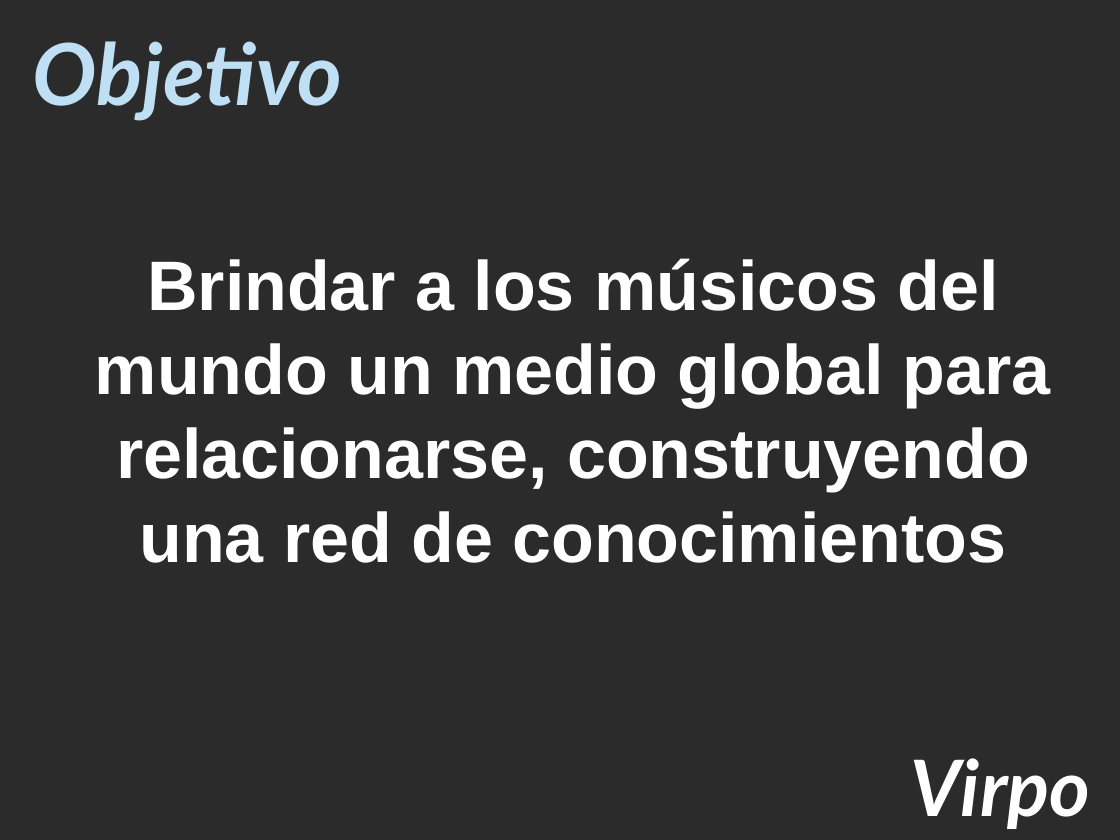
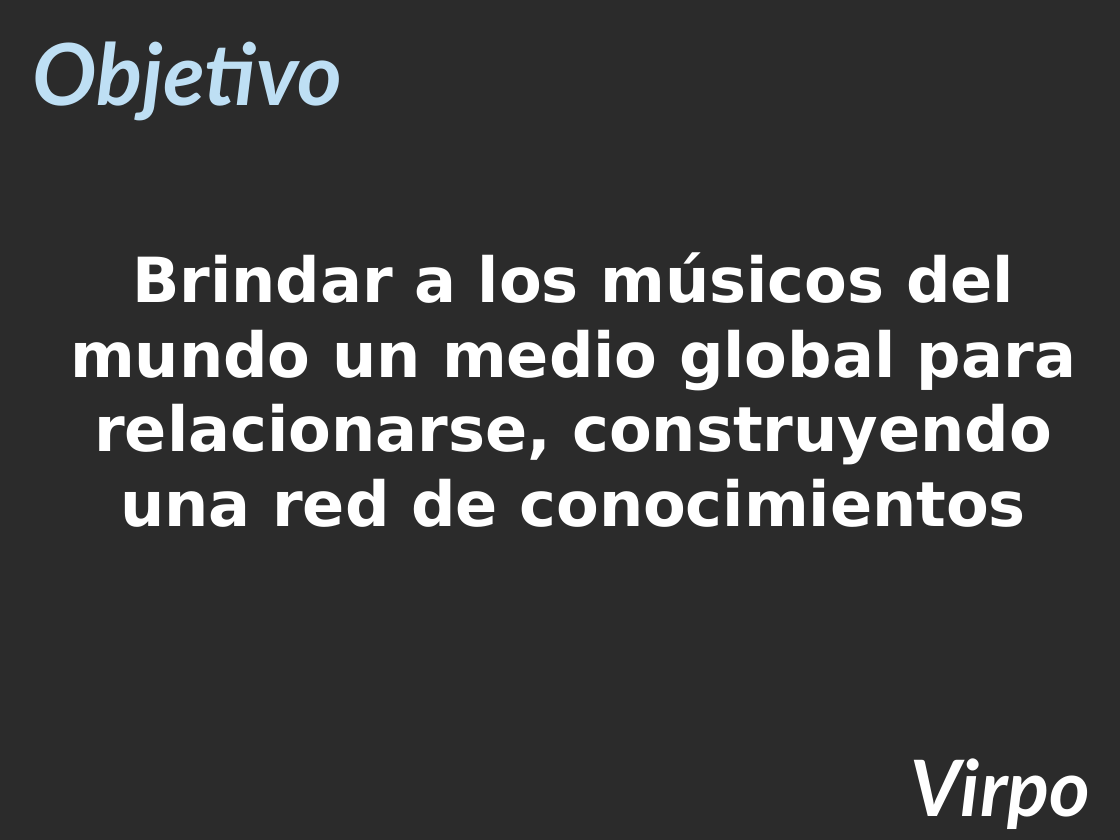
Before and after one commit to matiacc/virpo, a slide deck: slide 3 of Virpo Google/Documentacion/Virpo Iteracion Final.ppt. Drawn at 1120x840 pixels with LibreOffice and Linux fonts; fonts in the diff are those of the drawing; background and template pictures are left out; a plain dark background stands for a picture behind light text. Boxes give left, top, right and bottom in pixels: in the first picture for what was removed or moved away, otherwise in the second. Text is boxed around its words. In the diff, an @@ line names an element or a change of style, - is before the commit and + after.

```diff
--- a/Virpo Google/Documentacion/Virpo Iteracion Final.ppt
+++ b/Virpo Google/Documentacion/Virpo Iteracion Final.ppt
@@ text "Brindar a los músicos del ..." at [70,252,1076,527]: size 45 to 40 pt, font Arial to DejaVu Sans; less space between paragraphs @@
```
Also in this commit, not shown: 5 other slides changed.
